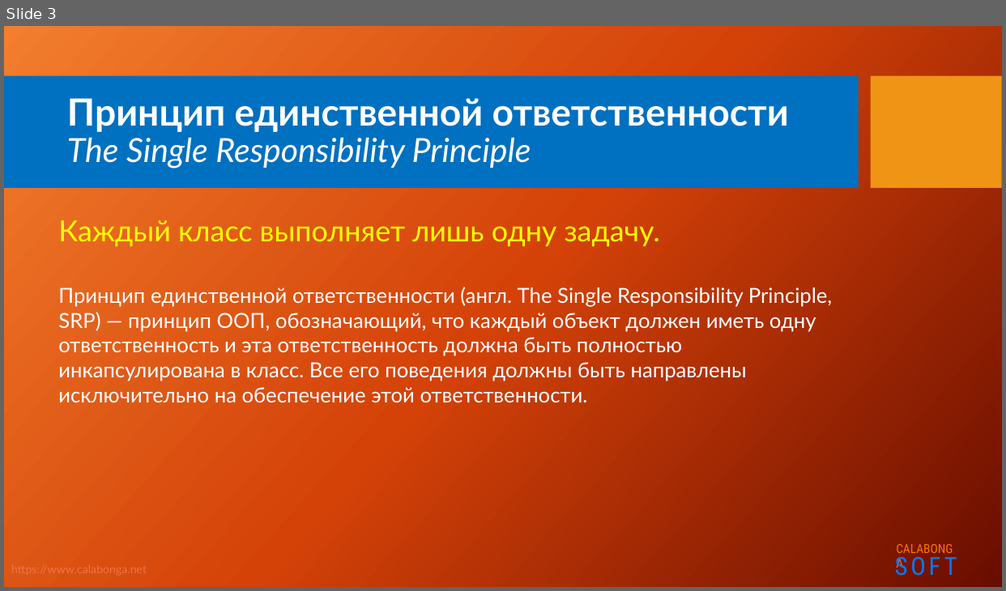
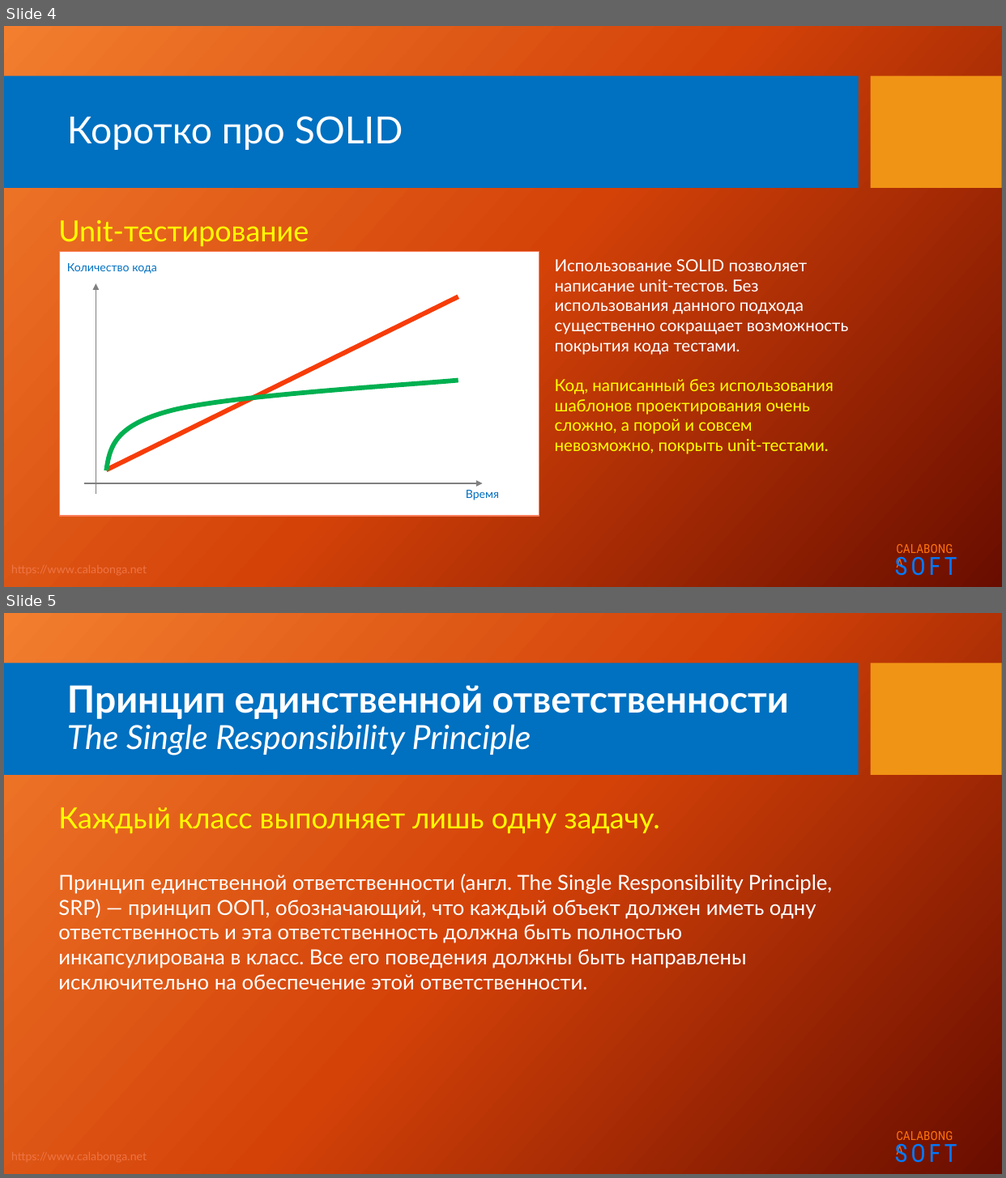
Before and after one commit to Calabonga/SOLID, a slide deck: Powerpoint/SOLID_S.pptx. Shown one above the other, each under a label of ours: slide 3 before the commit, slides 4 and 5 after it. The pictures are 1006x591 and 1006x1178 pixels, drawn with LibreOffice and Linux fonts; fonts in the diff are those of the drawing; background and template pictures are left out. Boxes give left, top, right and bottom in pixels: in the first picture for what was removed or moved away, otherwise in the second. Text is boxed around its words. In the diff, an @@ line names an element or a change of style, - is before the commit and + after.

```diff
--- a/Powerpoint/SOLID_S.pptx
+++ b/Powerpoint/SOLID_S.pptx
@@ slide 4 added at (4,26,1002,587), background picture (left out); not listed: 5 template elements that a slide beside it also shows @@
@@ title added at (67,116,403,150), 36 pt, text #FFFFFF @@
+Коротко про SOLID
@@ text added at (58,220,309,246), 28 pt, text #FFFF00 @@
+Unit-тестирование
@@ text added at (555,259,849,454), 16 pt, text #FFFFFF @@
+Использование SOLID позволяет написание unit-тестов. Без использования данного подхода существенно сокращает возможность покрытия кода тестами.
+Код, написанный без использования шаблонов проектирования очень сложно, а порой и совсем невозможно, покрыть unit-тестами.
@@ group added at (59,251,539,515): 2 arrows, 2 texts, 1 rectangle, 1 line, 1 freeform shape @@
+Количество кода
+Время
@@ what was slide 3 is now slide 5 @@
```
Also in this commit, not shown: 1 slide changed, 1 other slide added, 10 other files.
